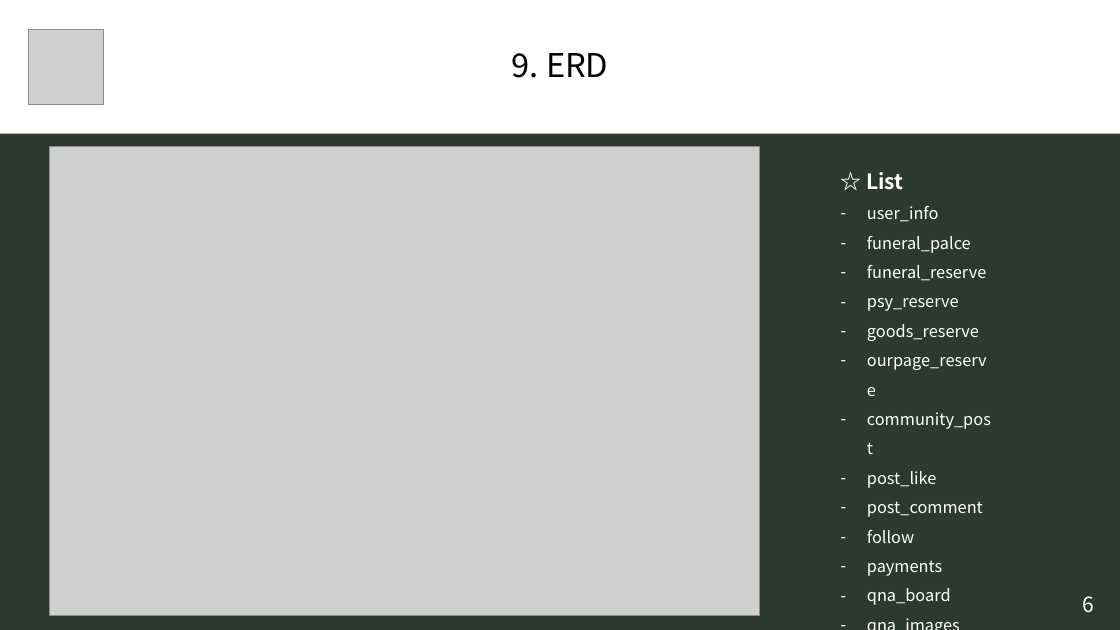
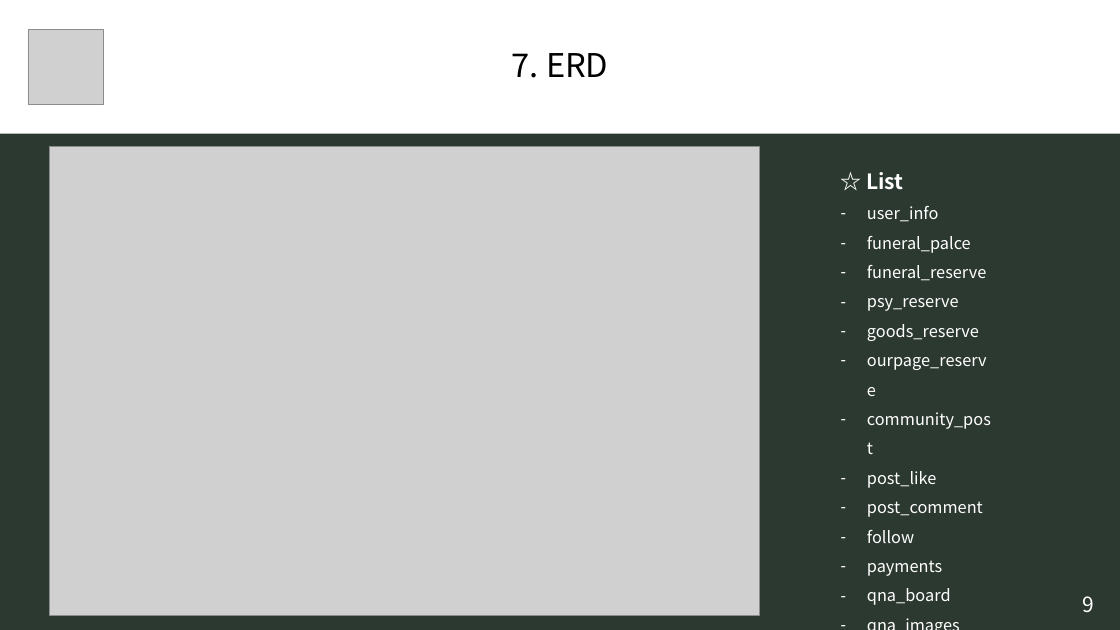
Before and after one commit to BIGDATA-UI-T3/Lastpage_Project, a slide deck: slide 8 of [모듈] 17.pptx (slide 9 before the commit). Drawn at 1120x630 pixels with LibreOffice and Linux fonts; fonts in the diff are those of the drawing; grey boxes stand for pictures. Boxes give left, top, right and bottom in pixels: in the first picture for what was removed or moved away, otherwise in the second. Text is boxed around its words. In the diff, an @@ line names an element or a change of style, - is before the commit and + after.

```diff
--- a/[모듈] 17.pptx
+++ b/[모듈] 17.pptx
@@ text in rectangle at box(512, 53, 608, 78): text changed @@
-9. ERD
+7. ERD
@@ text at box(1083, 596, 1095, 612): text changed @@
-6
+9
```
Also in this commit, not shown: 6 other slides changed, 3 slides added, 1 slide removed.
